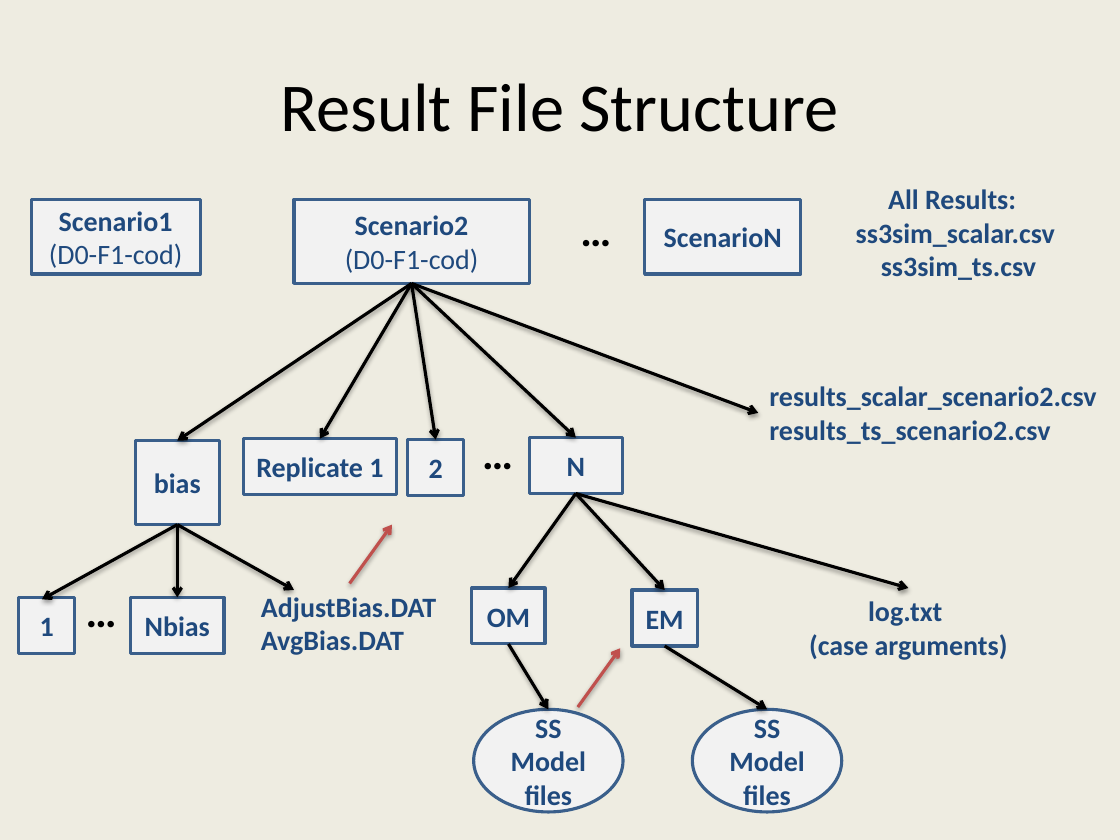
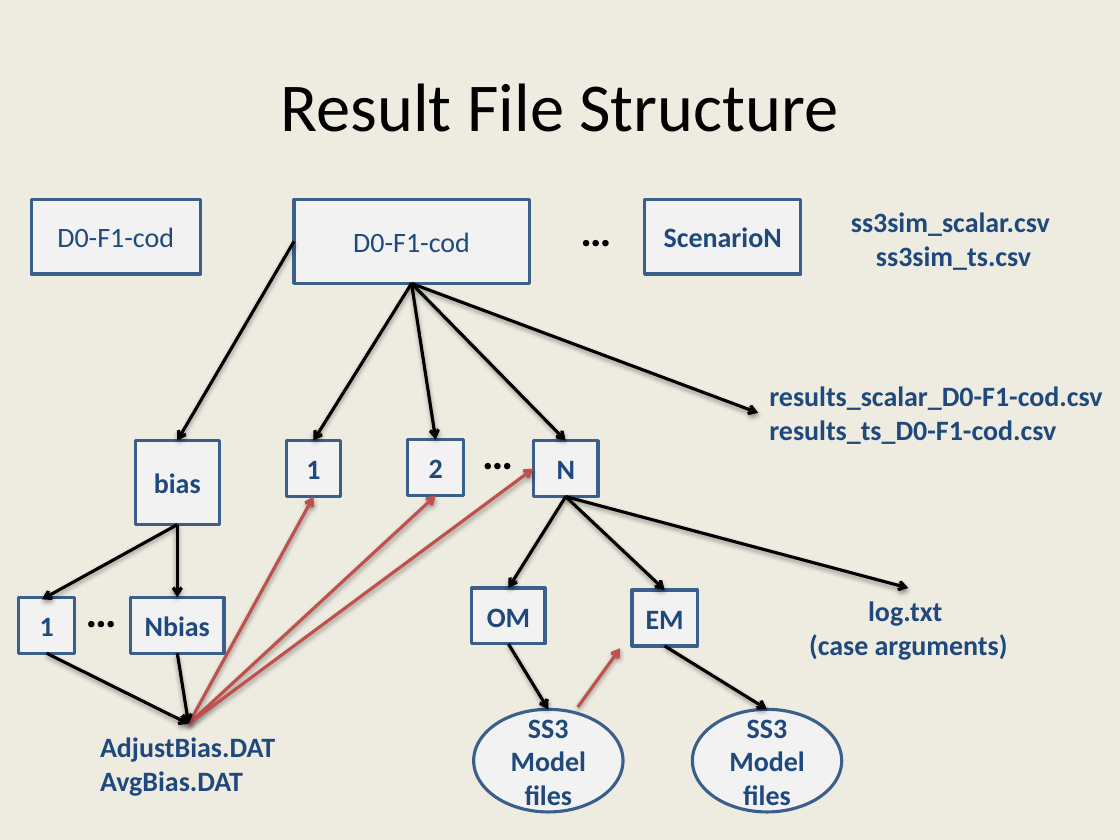
Before and after one commit to ss3sim/workshop, a slide deck: slide 16 of ss3sim_workshop.pptx (slide 12 before the commit). Drawn at 1120x840 pixels with LibreOffice and Linux fonts; fonts in the diff are those of the drawing. Boxes give left, top, right and bottom in pixels: in the first picture for what was removed or moved away, otherwise in the second. Text is boxed around its words. In the diff, an @@ line names an element or a change of style, - is before the commit and + after.

```diff
--- a/ss3sim_workshop.pptx
+++ b/ss3sim_workshop.pptx
@@ text "ss3sim_scalar.csv": place and size @@
-text "ss3sim_scalar.csv" at [856, 189, 1055, 280]
+text "ss3sim_scalar.csv" at [851, 212, 1050, 270]
@@ text at [888, 189, 1016, 209]: paragraph removed @@
-All Results:
@@ text in rectangle at [57, 227, 174, 247]: text changed @@
-Scenario1
-(D0-F1-cod)
+D0-F1-cod
@@ text in rectangle at [353, 232, 470, 252]: text changed @@
-Scenario2
-(D0-F1-cod)
+D0-F1-cod
@@ arrow moved from (411, 283) - (177, 440) to (293, 242) - (177, 440) @@
@@ arrow moved from (411, 283) - (320, 439) to (411, 283) - (314, 440) @@
@@ arrow moved from (411, 283) - (576, 438) to (411, 283) - (566, 440) @@
@@ text at [769, 386, 1102, 444]: text changed @@
-results_scalar_scenario2.csv
-results_ts_scenario2.csv
+results_scalar_D0-F1-cod.csv
+results_ts_D0-F1-cod.csv
@@ rectangle "1": place and size @@
-rectangle "1" at [243, 439, 396, 495]
+rectangle "1" at [287, 440, 342, 496]
@@ rectangle "N": place and size @@
-rectangle "N" at [529, 438, 622, 494]
+rectangle "N" at [533, 440, 598, 496]
@@ arrow added from (188, 724) to (533, 468), #C0504D 2 pt @@
@@ text in rectangle at [306, 461, 320, 479]: text changed @@
-Replicate 1
+1
@@ arrow moved from (349, 584) - (392, 524) to (188, 724) - (314, 496) @@
@@ arrow added from (188, 724) to (436, 495), #C0504D 2 pt @@
@@ arrow moved from (576, 494) - (508, 588) to (566, 496) - (508, 588) @@
@@ arrow moved from (576, 494) - (908, 588) to (566, 496) - (908, 588) @@
@@ arrow moved from (576, 494) - (664, 590) to (566, 496) - (664, 590) @@
@@ arrow moved from (177, 524) - (293, 590) to (47, 653) - (188, 724) @@
@@ arrow added from (177, 653) to (188, 724), #000000 2 pt @@
@@ text in ellipse at [511, 719, 586, 812]: text changed @@
-SS Model files
+SS3 Model files
@@ text in ellipse at [729, 719, 804, 812]: text changed @@
-SS Model files
+SS3 Model files
@@ text "AdjustBias.DAT": place and size @@
-text "AdjustBias.DAT" at [261, 597, 436, 655]
+text "AdjustBias.DAT" at [100, 737, 275, 796]
```
Also in this commit, not shown: 13 other slides changed, 5 slides added, 1 slide removed, 4 other files.
